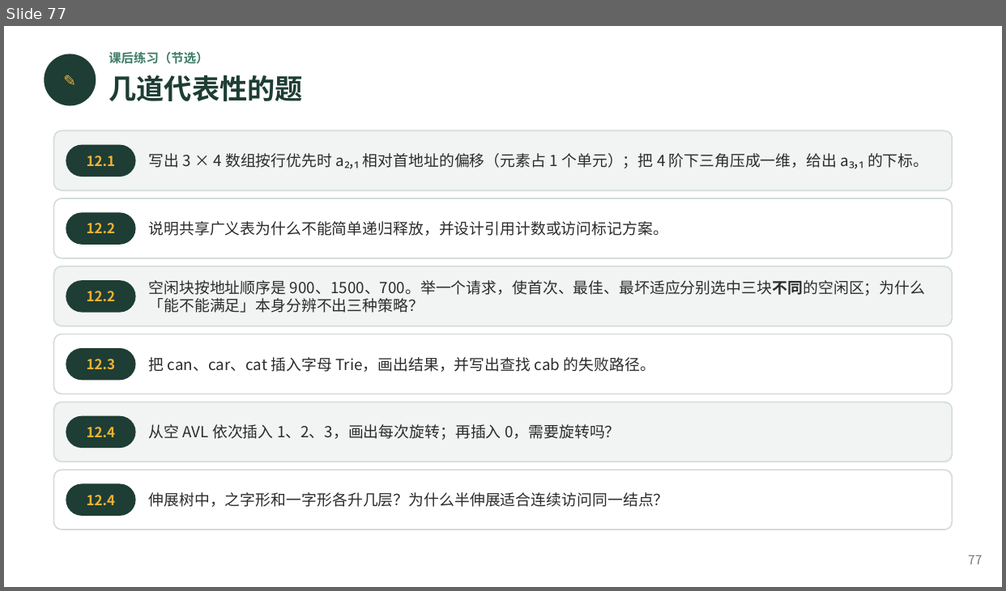
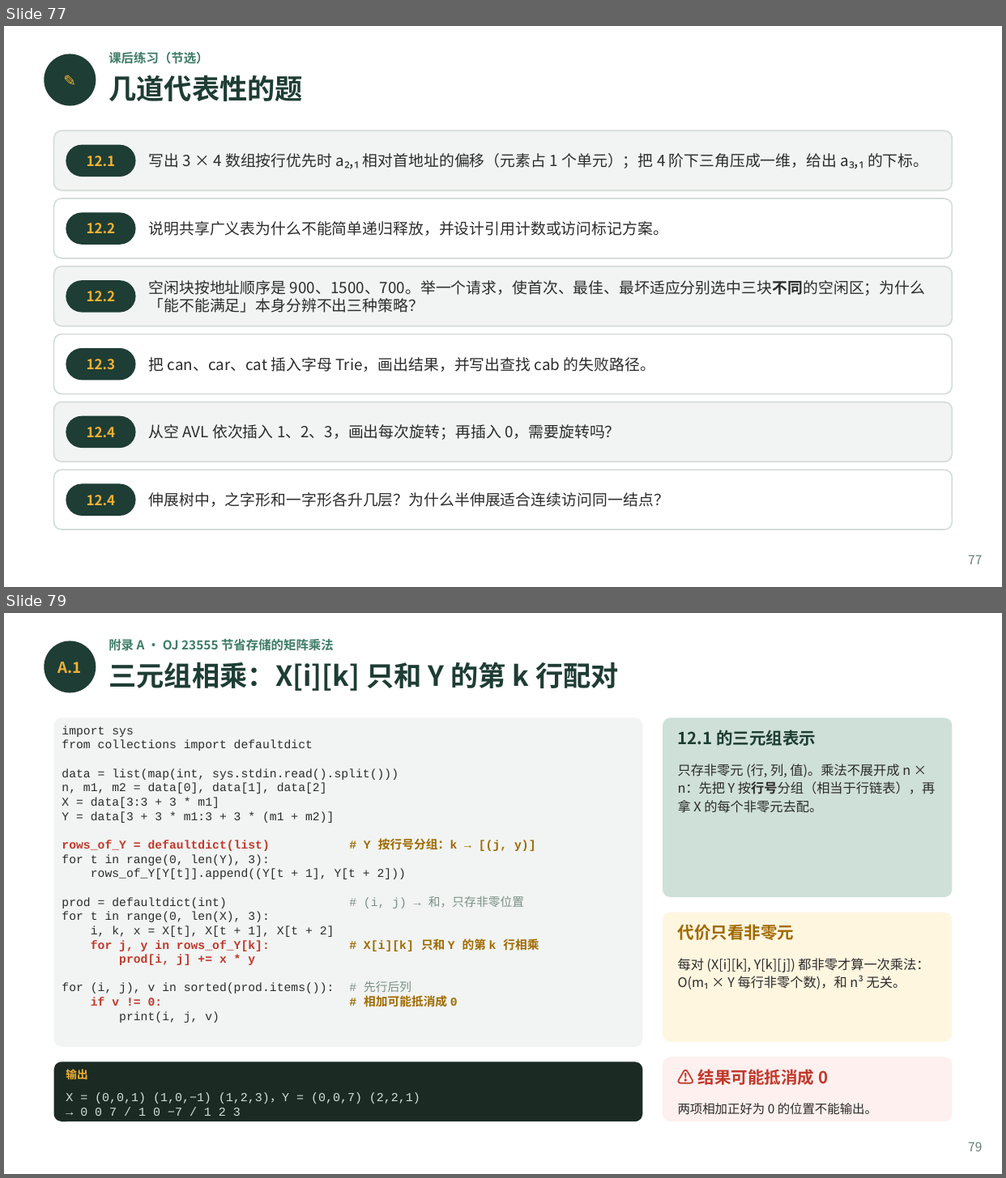
Before and after one commit to GMyhf/2026fall-cs201, a slide deck: courseware/202609_DSA_12_Advanced.pptx. Shown one above the other, each under a label of ours: slide 77 before the commit, slides 77 and 79 after it; the slides between them are not shown. The pictures are 1006x591 and 1006x1178 pixels, drawn with LibreOffice and Linux fonts; fonts in the diff are those of the drawing. Boxes give left, top, right and bottom in pixels: in the first picture for what was removed or moved away, otherwise in the second. Text is boxed around its words. In the diff, an @@ line names an element or a change of style, - is before the commit and + after.

```diff
--- a/courseware/202609_DSA_12_Advanced.pptx
+++ b/courseware/202609_DSA_12_Advanced.pptx
@@ slide 79 added at box(4, 613, 1002, 1174), background #FFFFFF @@
@@ ellipse added at box(44, 641, 96, 693), fill #1E3D34 @@
@@ text added at box(108, 639, 334, 651), 9 pt, text #3E7C68, bold @@
+附录 A · OJ 23555 节省存储的矩阵乘法
@@ text added at box(58, 662, 82, 673), 11 pt, text #F2B134, bold @@
+A.1
@@ text added at box(108, 662, 619, 691), 20 pt, text #1E3D34, bold @@
+三元组相乘：X[i][k] 只和 Y 的第 k 行配对
@@ rounded rectangle added at box(54, 717, 642, 1047), fill #F1F4F2 @@
@@ text added at box(62, 726, 539, 952), 8.6 pt, text #2B2B2B @@
+import sys
+from collections import defaultdict
+data = list(map(int, sys.stdin.read().split()))
+n, m1, m2 = data[0], data[1], data[2]
+X = data[3:3 + 3 * m1]
+Y = data[3 + 3 * m1:3 + 3 * (m1 + m2)]
+rows_of_Y = defaultdict(list) # Y 按行号分组：k → [(j, y)]
+for t in range(0, len(Y), 3):
+rows_of_Y[Y[t]].append((Y[t + 1], Y[t + 2]))
+prod = defaultdict(int) # (i, j) → 和，只存非零位置
+for t in range(0, len(X), 3):
+i, k, x = X[t], X[t + 1], X[t + 2]
+for j, y in rows_of_Y[k]: # X[i][k] 只和 Y 的第 k 行相乘
+prod[i, j] += x * y
+for (i, j), v in sorted(prod.items()): # 先行后列
+if v != 0: # 相加可能抵消成 0
+print(i, j, v)
@@ rounded rectangle added at box(663, 717, 952, 897), fill #CFE0D8 @@
@@ text added at box(678, 730, 816, 746), 12 pt, text #1E3D34, bold @@
+12.1 的三元组表示
@@ text added at box(678, 764, 935, 813), 9.5 pt, text #2B2B2B @@
+只存非零元 (行, 列, 值)。乘法不展开成 n × n：先把 Y 按行号分组（相当于行链表），再拿 X 的每个非零元去配。
@@ rounded rectangle added at box(663, 913, 952, 1042), fill #FFF6E0 @@
@@ text added at box(678, 924, 795, 940), 12 pt, text #A06A00, bold @@
+代价只看非零元
@@ text added at box(678, 958, 929, 990), 9.5 pt, text #2B2B2B @@
+每对 (X[i][k], Y[k][j]) 都非零才算一次乘法：O(m₁ × Y 每行非零个数)，和 n³ 无关。
@@ rounded rectangle added at box(54, 1062, 642, 1122), fill #1B2B24 @@
@@ text added at box(66, 1069, 87, 1080), 8 pt, text #F2B134, bold @@
+输出
@@ rounded rectangle added at box(663, 1057, 952, 1122), fill #FDF0EE @@
@@ text added at box(698, 1069, 828, 1085), 12 pt, text #C0392B, bold @@
+⚠ 结果可能抵消成 0
@@ text added at box(66, 1093, 420, 1116), 8.8 pt, text #CFE0D8 @@
+X = (0,0,1) (1,0,−1) (1,2,3)，Y = (0,0,7) (2,2,1)
+→ 0 0 7 / 1 0 −7 / 1 2 3
@@ text added at box(678, 1103, 877, 1115), 9 pt, text #2B2B2B @@
+两项相加正好为 0 的位置不能输出。
@@ text added at box(968, 1142, 982, 1152), 9 pt, text #6B7B74 @@
+79
```
Also in this commit, not shown: 2 slides changed, 8 other slides added, 2 other files.
